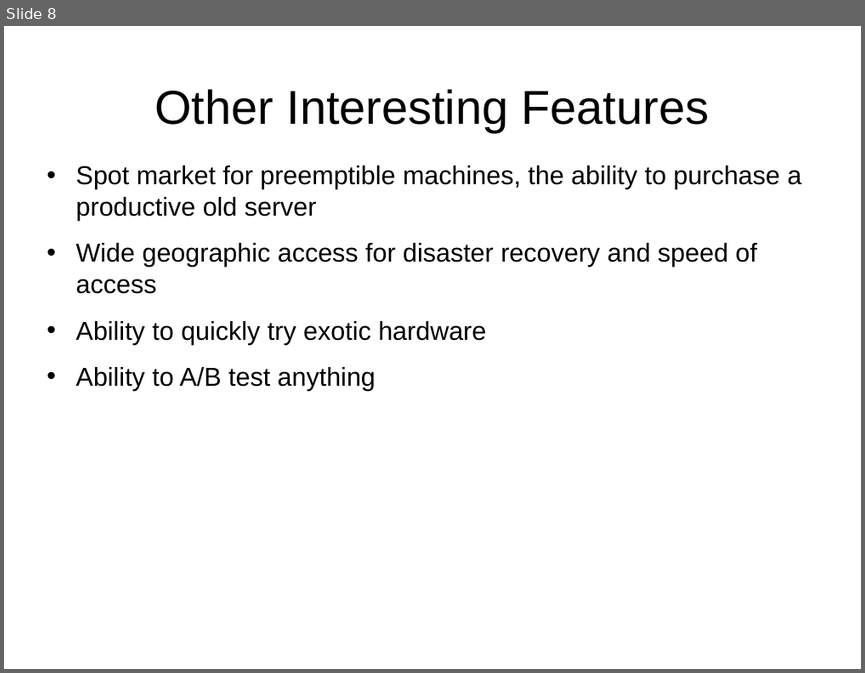
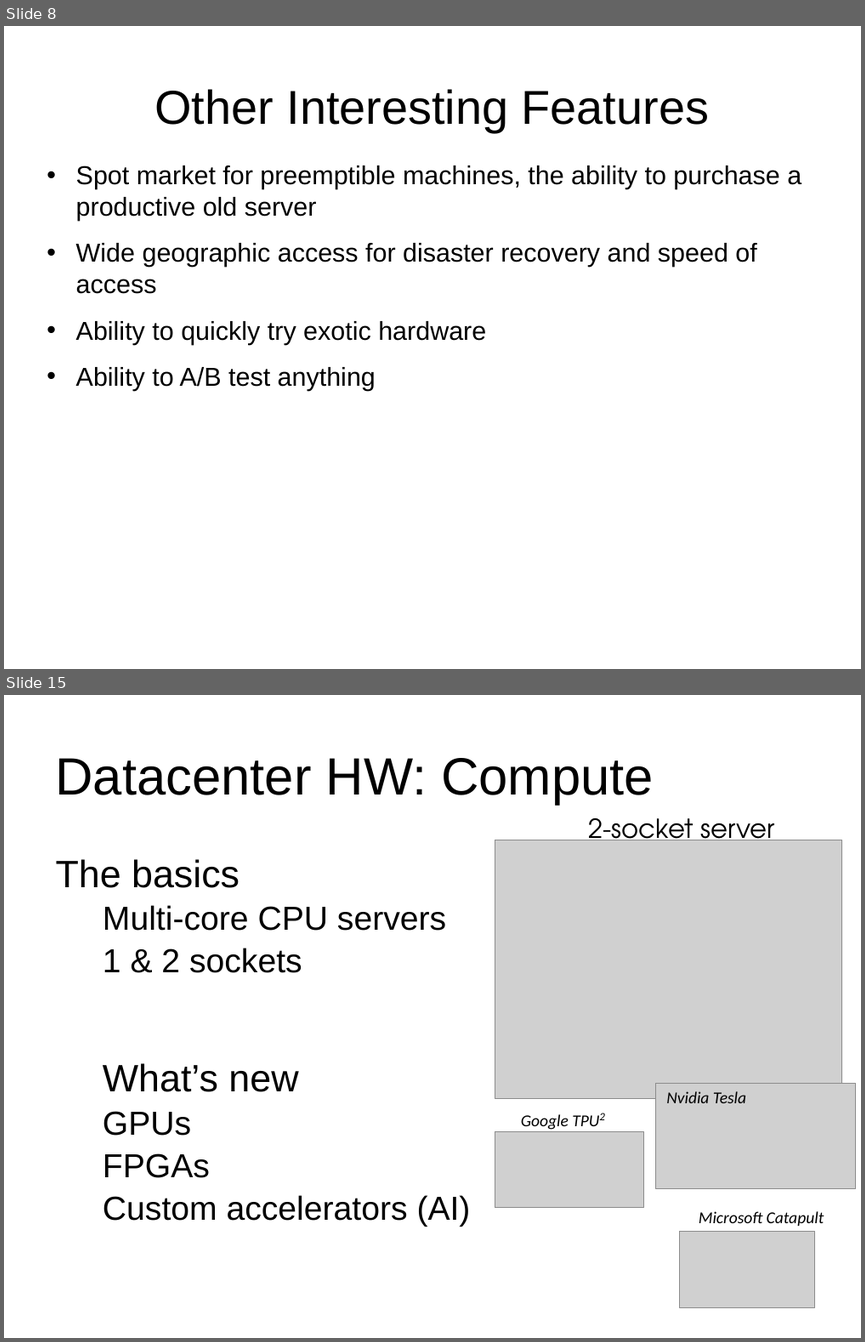
Before and after one commit to j-avdeev/Cloud-Computing-Technology, a slide deck: CCT - lec1 - Cloud computing overview.odp. Shown one above the other, each under a label of ours: slide 8 before the commit, slides 8 and 15 after it; the slides between them are not shown. The pictures are 865x673 and 865x1342 pixels, drawn with LibreOffice and Linux fonts; fonts in the diff are those of the drawing; grey boxes stand for pictures. Boxes give left, top, right and bottom in pixels: in the first picture for what was removed or moved away, otherwise in the second. Text is boxed around its words. In the diff, an @@ line names an element or a change of style, - is before the commit and + after.

```diff
--- a/CCT - lec1 - Cloud computing overview.odp
+++ b/CCT - lec1 - Cloud computing overview.odp
@@ slide 15 added at (x1=4, y1=695, x2=861, y2=1338), background #FFFFFF @@
@@ title added at (x1=56, y1=758, x2=653, y2=805), 48.5 pt, text #000000 @@
+Datacenter HW: Compute
@@ text added at (x1=588, y1=818, x2=775, y2=851), 24.2 pt, text #000000 @@
+2-socket server
@@ picture added at (x1=494, y1=839, x2=841, y2=1099) @@
@@ text added at (x1=56, y1=859, x2=471, y2=1226), 30.8 pt, text #000000 @@
+The basics
+  Multi-core CPU servers
+  1 & 2 sockets
+What’s new
+  GPUs
+  FPGAs
+  Custom accelerators (AI)
@@ picture added at (x1=656, y1=1083, x2=856, y2=1189) @@
@@ text added at (x1=666, y1=1091, x2=746, y2=1103), 15.4 pt, text #000000, italic @@
+Nvidia Tesla
@@ text added at (x1=521, y1=1114, x2=568, y2=1129), 15.4 pt, text #000000, italic @@
+Google TPU2
@@ picture added at (x1=494, y1=1132, x2=643, y2=1208) @@
@@ text added at (x1=698, y1=1211, x2=824, y2=1225), 15.4 pt, text #000000, italic @@
+Microsoft Catapult
@@ picture added at (x1=680, y1=1231, x2=815, y2=1308) @@
```
Also in this commit, not shown: 20 other slides added, 1 other file.
